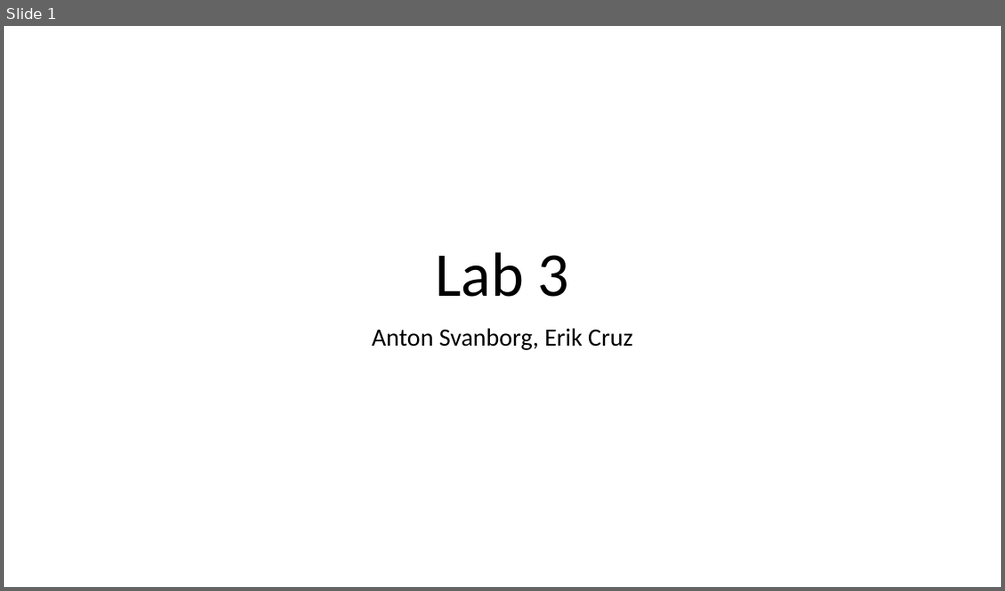
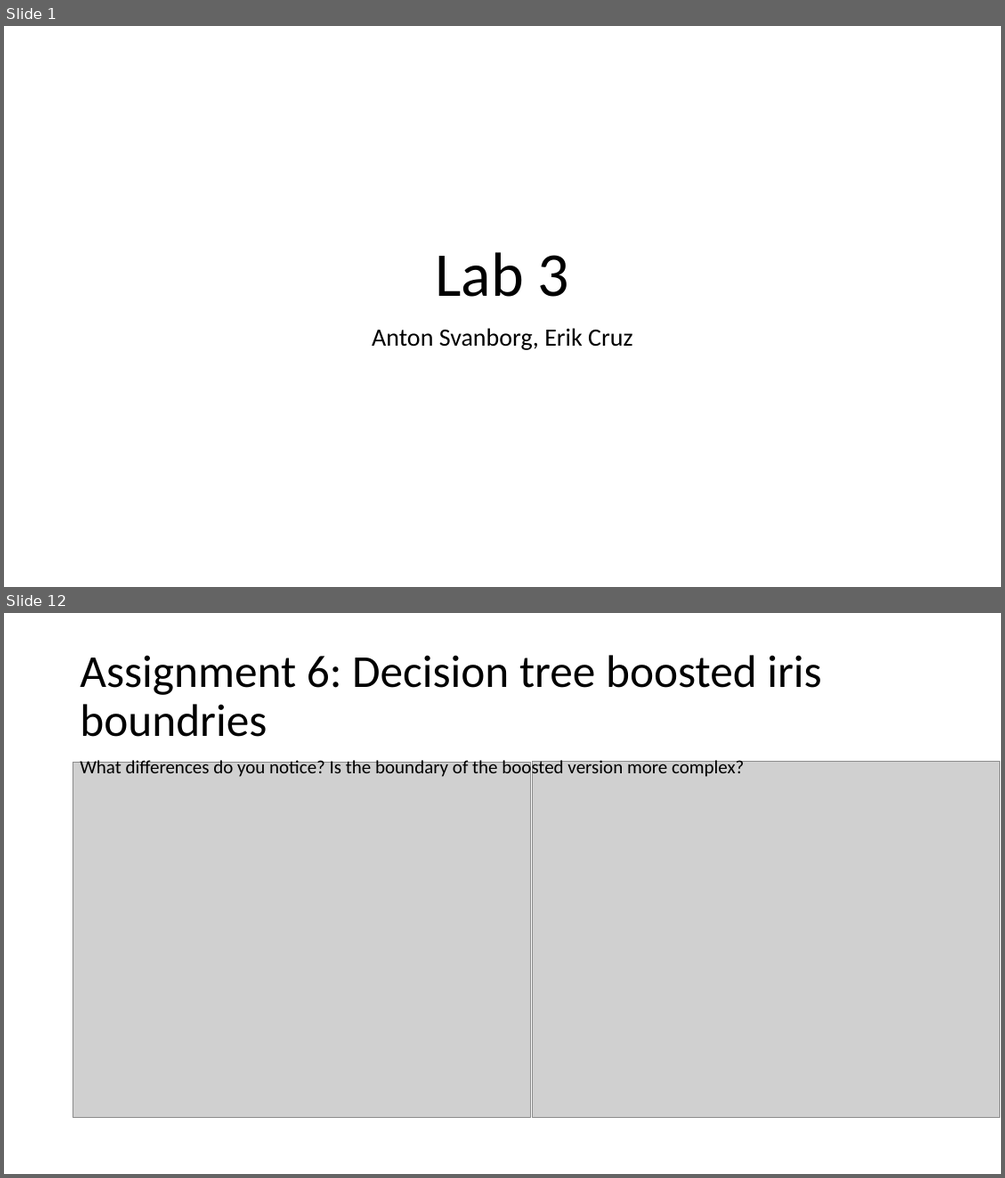
Before and after one commit to a-svanborg/ML-Bayes-Boosting, a slide deck: Presentation.pptx. Shown one above the other, each under a label of ours: slide 1 before the commit, slides 1 and 12 after it; the slides between them are not shown. The pictures are 1005x591 and 1005x1178 pixels, drawn with LibreOffice and Linux fonts; fonts in the diff are those of the drawing; grey boxes stand for pictures. Boxes give left, top, right and bottom in pixels: in the first picture for what was removed or moved away, otherwise in the second. Text is boxed around its words. In the diff, an @@ line names an element or a change of style, - is before the commit and + after.

```diff
--- a/Presentation.pptx
+++ b/Presentation.pptx
@@ slide 12 added at [4, 613, 1001, 1174], background #FFFFFF @@
@@ title added at [80, 655, 821, 737], 44 pt, text #000000 @@
+Assignment 6: Decision tree boosted iris boundries
@@ picture added at [73, 763, 531, 1117] @@
@@ text added at [80, 757, 744, 779], 18 pt, text #000000 @@
+What differences do you notice? Is the boundary of the boosted version more complex?
@@ picture added at [532, 761, 999, 1117] @@
```
Also in this commit, not shown: 13 other slides added, 3 other files.
